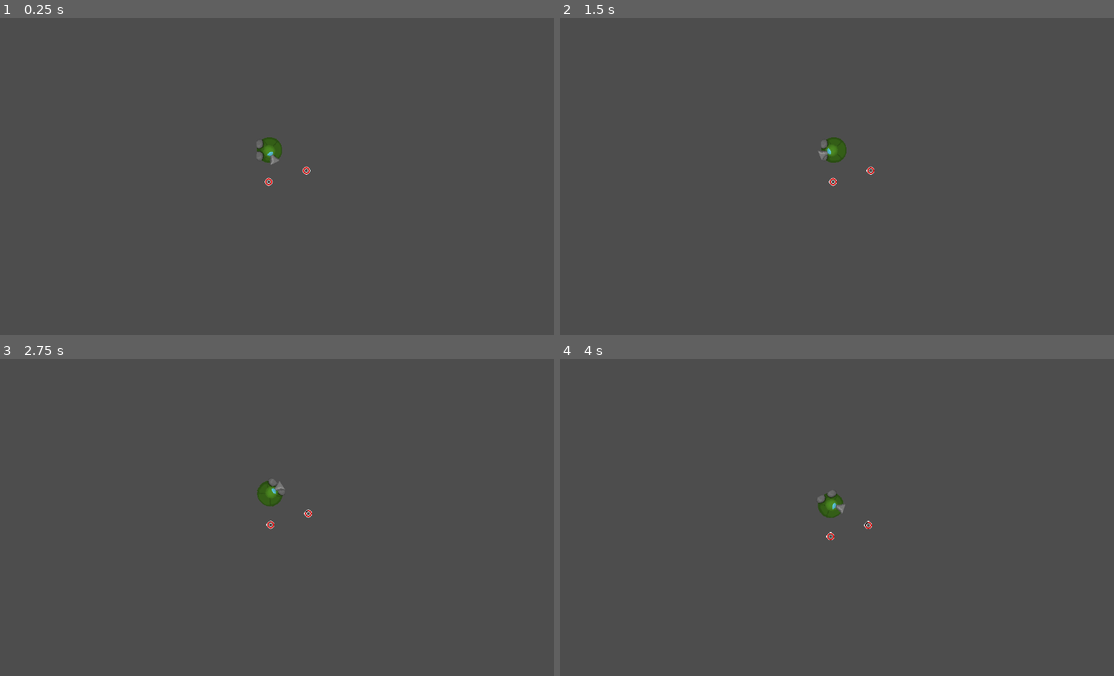
Above: before the commit, frames 1-4 (two rows, left to right).
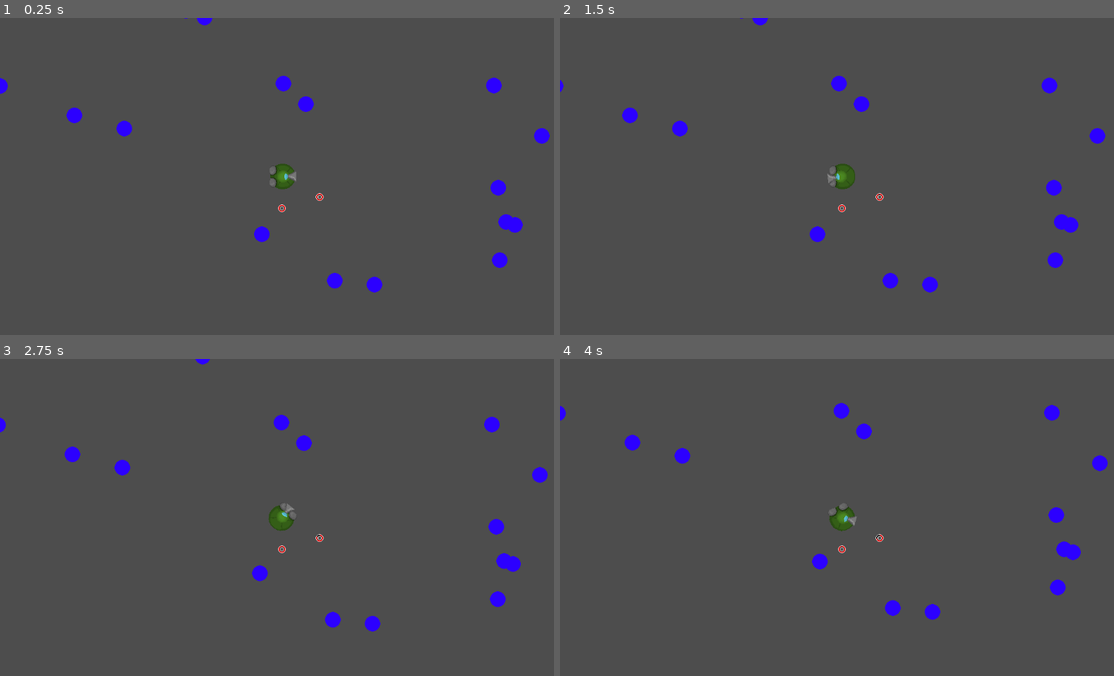
Above: after the commit, the same moments.

Repository: vmaxime03/ZigobarsJam
Game: Godot game, scene res://scenes/TestGenPro.tscn
Two runs of this game, one before a commit and one after it. Both use one fixed random seed, a clock stepped at 60 frames per second and the inputs below. This scene is started directly instead of the project's main scene.
Inputs (mouse positions are in pixels of both pictures, inside the frame that each line leads up to):
- Up to frame 1 (0.25 s): no input
- Up to frame 2 (1.5 s): tap Enter at 0.5 s; move the mouse to (964, 160) at 0.52 s; tap D (d) at 0.6 s; tap E (e) at 0.8, 1.35 s; move the mouse to (731, 192) at 1.27 s
- Up to frame 3 (2.75 s): tap A (q) at 1.55, 2.1 s; tap Space (space) at 2 s; move the mouse to (337, 447) at 2.02 s; tap S (s) at 2.3 s
- Up to frame 4 (4 s): move the mouse to (814, 580) at 2.77 s; tap S (s) at 2.85 s; tap D (d) at 3.05, 3.6 s; move the mouse to (1008, 565) at 3.52 s; tap E (e) at 3.8 s

The runs differ from the first frame. In frame 1, 2.2% of the frame differs, in the area x 0-100%, y 0-87%; in frame 2, 2.1%; in frame 3, 2.2%; in frame 4, 2.0%.
Error before the commit: Cannot call method 'hide' on a null value. (res://scripts/objetInteractif/objet_interactif.gd:42)
Error after the commit: Invalid assignment of property or key 'texture' with value of type 'CompressedTexture2D' on a base object of type 'CollisionShape2D'. (res://scripts/objetInter…

Commit message:
ajout genaléatoire

Diff:
--- a/game/scenes/Ressource.tscn
+++ b/game/scenes/Ressource.tscn
@@ -1,6 +1,9 @@
-[gd_scene load_steps=2 format=3 uid="uid://dh3bvelhv40a6"]
+[gd_scene load_steps=3 format=3 uid="uid://cylfiuo47y3el"]
 
 [ext_resource type="Script" path="res://scripts/objetInteractif/ressource.gd" id="1_1yd27"]
+[ext_resource type="PackedScene" uid="uid://cdxjvtv06syl3" path="res://scenes/bloc.tscn" id="2_dwwsg"]
 
 [node name="Ressource" type="Node2D"]
 script = ExtResource("1_1yd27")
+
+[node name="Bloc" parent="." instance=ExtResource("2_dwwsg")]
--- a/game/scenes/TestGenPro.tscn
+++ b/game/scenes/TestGenPro.tscn
@@ -1,27 +1,17 @@
-[gd_scene load_steps=6 format=3 uid="uid://ckb4kik8thr0l"]
+[gd_scene load_steps=3 format=3 uid="uid://c8eosex1k4atl"]
 
-[ext_resource type="Texture2D" uid="uid://b2klowyxxk3xr" path="res://assets/art/temp_bloc.png" id="1_i47k5"]
 [ext_resource type="Script" path="res://scripts/Map/tile_map_layer.gd" id="2_ddjpy"]
 [ext_resource type="PackedScene" uid="uid://dgxyex6m3exjm" path="res://scenes/player.tscn" id="2_m8vjk"]
 
-[sub_resource type="TileSetAtlasSource" id="TileSetAtlasSource_8ja4t"]
-texture = ExtResource("1_i47k5")
-0:0/0 = 0
-1:0/0 = 0
-0:1/0 = 0
-1:1/0 = 0
-
-[sub_resource type="TileSet" id="TileSet_p08y2"]
-sources/0 = SubResource("TileSetAtlasSource_8ja4t")
-
 [node name="TestGenPro" type="Node2D"]
 
+[node name="Player" parent="." instance=ExtResource("2_m8vjk")]
+position = Vector2(539, 268)
+collision_mask = 2
+carb = 100
+
+[node name="Camera2D" type="Camera2D" parent="Player"]
+
 [node name="TileMapLayer" type="TileMapLayer" parent="." node_paths=PackedStringArray("player")]
-tile_set = SubResource("TileSet_p08y2")
 script = ExtResource("2_ddjpy")
 player = NodePath("../Player")
-
-[node name="Player" parent="." instance=ExtResource("2_m8vjk")]
-position = Vector2(549, 270)
-collision_mask = 2
-carb = 100
--- a/game/scenes/bloc.tscn
+++ b/game/scenes/bloc.tscn
@@ -1,20 +1,17 @@
-[gd_scene load_steps=4 format=3 uid="uid://cdxjvtv06syl3"]
+[gd_scene load_steps=3 format=3 uid="uid://cdxjvtv06syl3"]
 
-[ext_resource type="Script" path="res://scripts/blocs/bloc_recuperable.gd" id="1_40dh3"]
-[ext_resource type="Texture2D" uid="uid://sakcebvqwcn2" path="res://assets/art/temp_bloc.png" id="1_jd7hy"]
+[ext_resource type="Texture2D" uid="uid://cwwc264b7cn8x" path="res://assets/art/temp_bloc.png" id="1_jd7hy"]
 
 [sub_resource type="CircleShape2D" id="CircleShape2D_ouag5"]
 radius = 16.0
 
-[node name="StaticBody2D" type="StaticBody2D" groups=["aspirable", "dechetRecuperable"]]
-collision_layer = 34
-collision_mask = 67
-script = ExtResource("1_40dh3")
-
-[node name="Sprite2D2" type="Sprite2D" parent="."]
-texture = ExtResource("1_jd7hy")
+[node name="Bloc" type="RigidBody2D"]
+position = Vector2(554, 135)
+collision_layer = 2
 metadata/_edit_group_ = true
 
-[node name="CollisionShape2D2" type="CollisionShape2D" parent="."]
+[node name="CollisionShape2D" type="CollisionShape2D" parent="."]
 shape = SubResource("CircleShape2D_ouag5")
-metadata/_edit_group_ = true
+
+[node name="Sprite2D" type="Sprite2D" parent="."]
+texture = ExtResource("1_jd7hy")
--- /dev/null
+++ b/game/scenes/bloc2.tscn
@@ -0,0 +1,20 @@
+[gd_scene load_steps=4 format=3 uid="uid://cdxjvtv06syl3"]
+
+[ext_resource type="Script" path="res://scripts/blocs/bloc_recuperable.gd" id="1_40dh3"]
+[ext_resource type="Texture2D" uid="uid://sakcebvqwcn2" path="res://assets/art/temp_bloc.png" id="1_jd7hy"]
+
+[sub_resource type="CircleShape2D" id="CircleShape2D_ouag5"]
+radius = 16.0
+
+[node name="StaticBody2D" type="StaticBody2D" groups=["aspirable", "dechetRecuperable"]]
+collision_layer = 34
+collision_mask = 67
+script = ExtResource("1_40dh3")
+
+[node name="Sprite2D2" type="Sprite2D" parent="."]
+texture = ExtResource("1_jd7hy")
+metadata/_edit_group_ = true
+
+[node name="CollisionShape2D2" type="CollisionShape2D" parent="."]
+shape = SubResource("CircleShape2D_ouag5")
+metadata/_edit_group_ = true
--- a/game/scripts/Map/tile_map_layer.gd
+++ b/game/scripts/Map/tile_map_layer.gd
@@ -1,13 +1,10 @@
 extends TileMapLayer
 @export var player : Player
-@export var concentrationDechet : int = 10
+@export var concentrationDechet : int = 1
 # Called when the node enters the scene tree for the first time.
-@onready var r = preload("res://scenes/objet_interactif.tscn")
+@onready var r = preload("res://scenes/Ressource.tscn")
 func _ready() -> void:
-
-	add_child(r.instantiate())
-	print(get_child_count())
-	#generate_map(player.position)
+	generate_map(player.position)
 
 
 
@@ -15,20 +12,26 @@
 # Called every frame. 'delta' is the elapsed time since the previous frame.
 func _process(delta: float) -> void:
 	pass
+
 func generate_map(position):
 	var player_pos = local_to_map(position)
-	var longueur = 120
-	var hauteur = 65
+	var longueur = 1200
+	var hauteur = 650
 	var pos_x = player_pos.x
 	var pos_y = player_pos.y
-	for x in range(-player.carb-longueur,player.carb+longueur):
-		for y in range(-player.carb-hauteur,player.carb+hauteur):
-			if(x>pos_x+player.body.texture.get_width()*2||x<pos_x-player.body.texture.get_width()*2):
-				if(y>pos_y+player.body.texture.get_height()*2||y<pos_y-player.body.texture.get_height()*2):
-					var creer = concentrationDechet*0.9 <= RandomNumberGenerator.new().randi_range(0,concentrationDechet)
-					if(creer):
-						var r = Ressource.new()
-						r.position.x = x;
-						r.position.y = y;
+	var x1 =-player.carb-longueur
+	var y1 =-player.carb-hauteur
+	while(x1<=player.carb+longueur):
+		while(y1<=player.carb+hauteur):
+			if(concentrationDechet*1> RandomNumberGenerator.new().randi_range(0,concentrationDechet*10)):
+				var x= RandomNumberGenerator.new().randi_range(0,50)
+				var y= RandomNumberGenerator.new().randi_range(0,50)
+				if(x>pos_x+10||x<pos_x-10):
+					if(y>pos_y+10||y<pos_y-10):
+						var r = r.instantiate()
+						r.position.x = x1+x;
+						r.position.y = y1+y;
 						add_child(r)
-						print(get_child_count())
+			y1 += 50
+		y1 = -player.carb-hauteur
+		x1 +=50
--- a/game/scripts/objetInteractif/ressource.gd
+++ b/game/scripts/objetInteractif/ressource.gd
@@ -22,8 +22,18 @@
 		possede_boite_noire = true
 	else:
 		possede_boite_noire = false
-	print(_getValue())
-	print(_getBoiteNoire())
+	match type:
+		0:
+			if(randi_range(0,1)==0):
+				get_child(0).get_child(1).texture = ResourceLoader.load("res://assets/art/dechets/asteroide1.png")
+			else:
+				get_child(0).get_child(1).texture = ResourceLoader.load("res://assets/art/dechets/asteroide2.png")
+		1:
+			if(randi_range(0,1)==0):
+				get_child(0).get_child(1).texture = ResourceLoader.load("res://assets/art/dechets/debris1.png")
+			else:
+				get_child(0).get_child(1).texture = ResourceLoader.load("res://assets/art/dechets/debris2.png")
+
 
 # Called every frame. 'delta' is the elapsed time since the previous frame.
 func _process(delta: float) -> void:
Not shown, added: .gitignore
